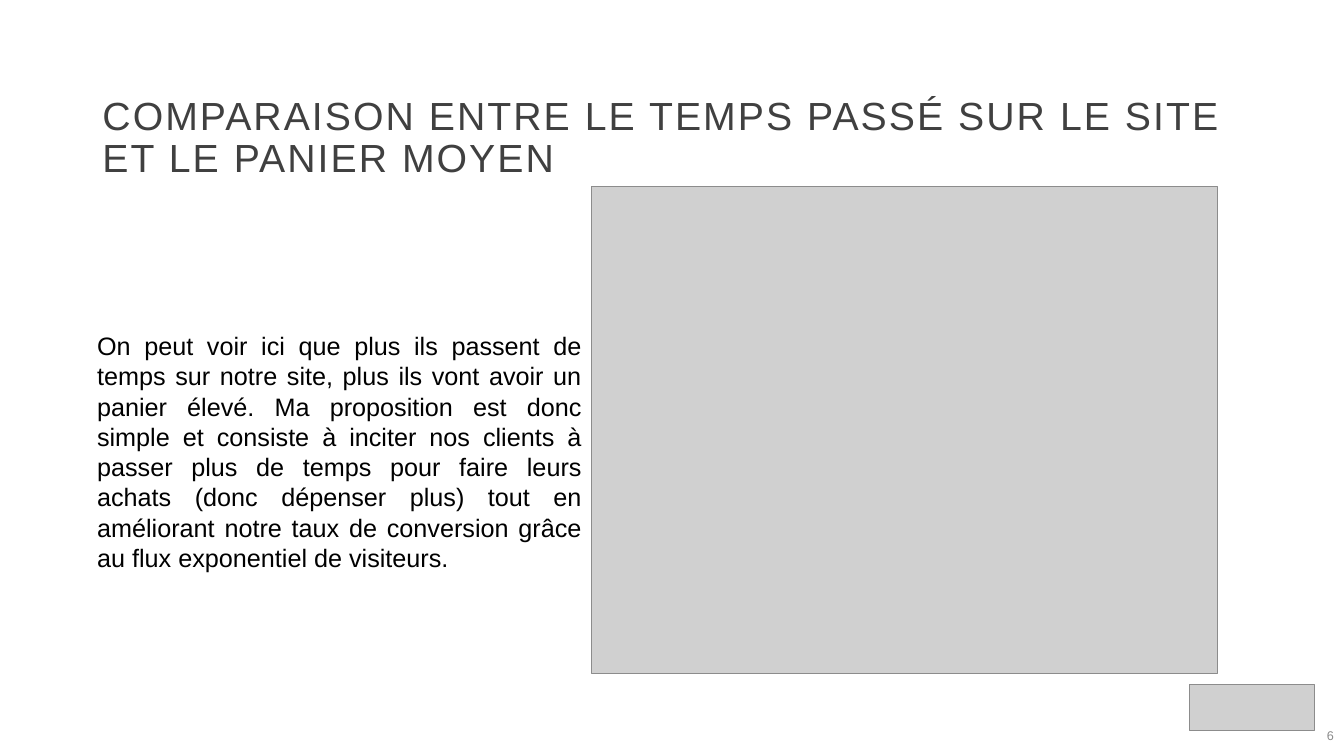
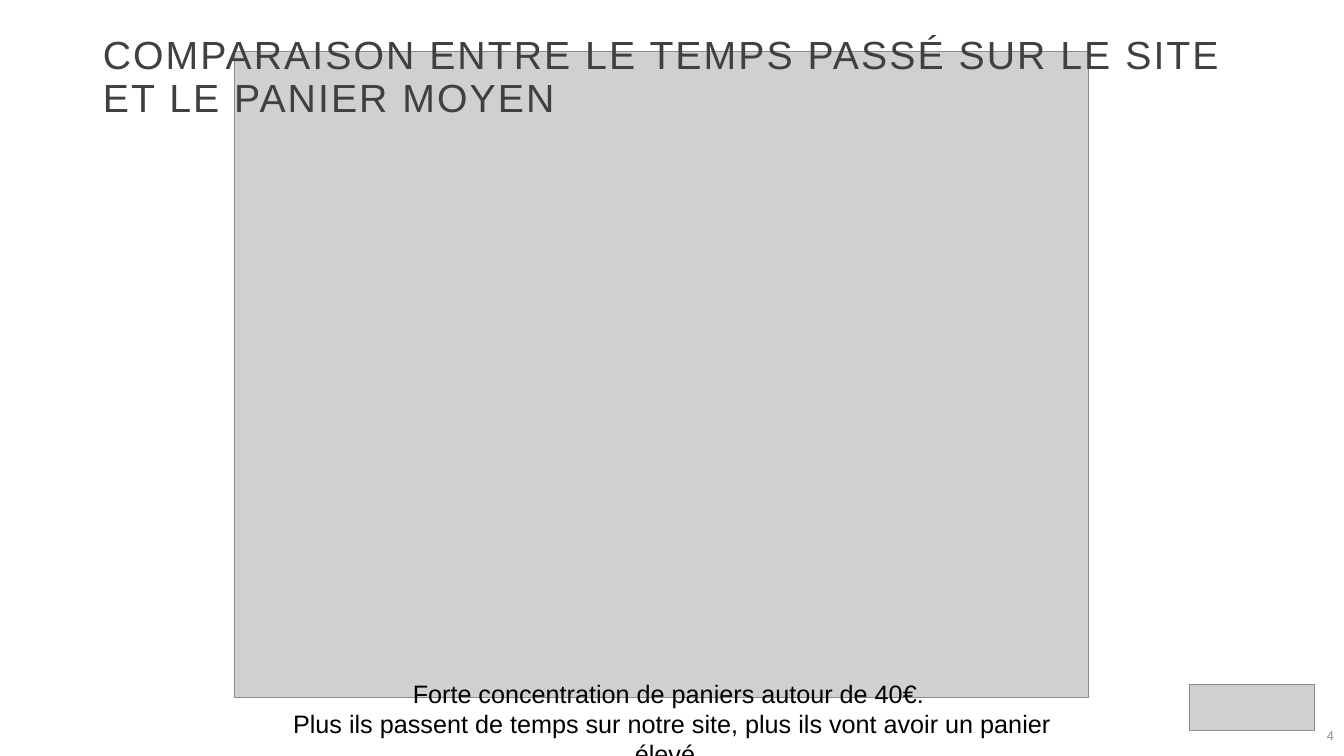
Before and after one commit to ziedbelhocine/Cours-OC, a slide deck: slide 4 of Data_Analyst/Projet_2/rapport mensuel des actions marketing.pptx (slide 6 before the commit). Drawn at 1344x756 pixels with LibreOffice and Linux fonts; fonts in the diff are those of the drawing; grey boxes stand for pictures; background and template pictures are left out. Boxes give left, top, right and bottom in pixels: in the first picture for what was removed or moved away, otherwise in the second. Text is boxed around its words. In the diff, an @@ line names an element or a change of style, - is before the commit and + after.

```diff
--- a/Data_Analyst/Projet_2/rapport mensuel des actions marketing.pptx
+++ b/Data_Analyst/Projet_2/rapport mensuel des actions marketing.pptx
@@ title "COMPARAISON ENTRE LE TEMPS PASSÉ ..." rewrapped from [102,99,1218,173] to [103,38,1218,120] @@
@@ picture: place and size @@
-picture at [592,187,1218,674]
+picture at [234,51,1089,698]
@@ text at [293,684,1050,739]: text changed @@
-On peut voir ici que plus ils passent de temps sur notre site, plus ils vont avoir un panier élevé. Ma proposition est donc simple et consiste à inciter nos clients à passer plus de temps pour faire leurs achats (donc dépenser plus) tout en améliorant notre taux de conversion grâce au flux exponentiel de visiteurs.
+Forte concentration de paniers autour de 40€.
+Plus ils passent de temps sur notre site, plus ils vont avoir un panier élevé.
@@ page number at [1327,731,1334,740]: text changed @@
-6
+4
```
Also in this commit, not shown: 4 other slides changed, 13 other files.
